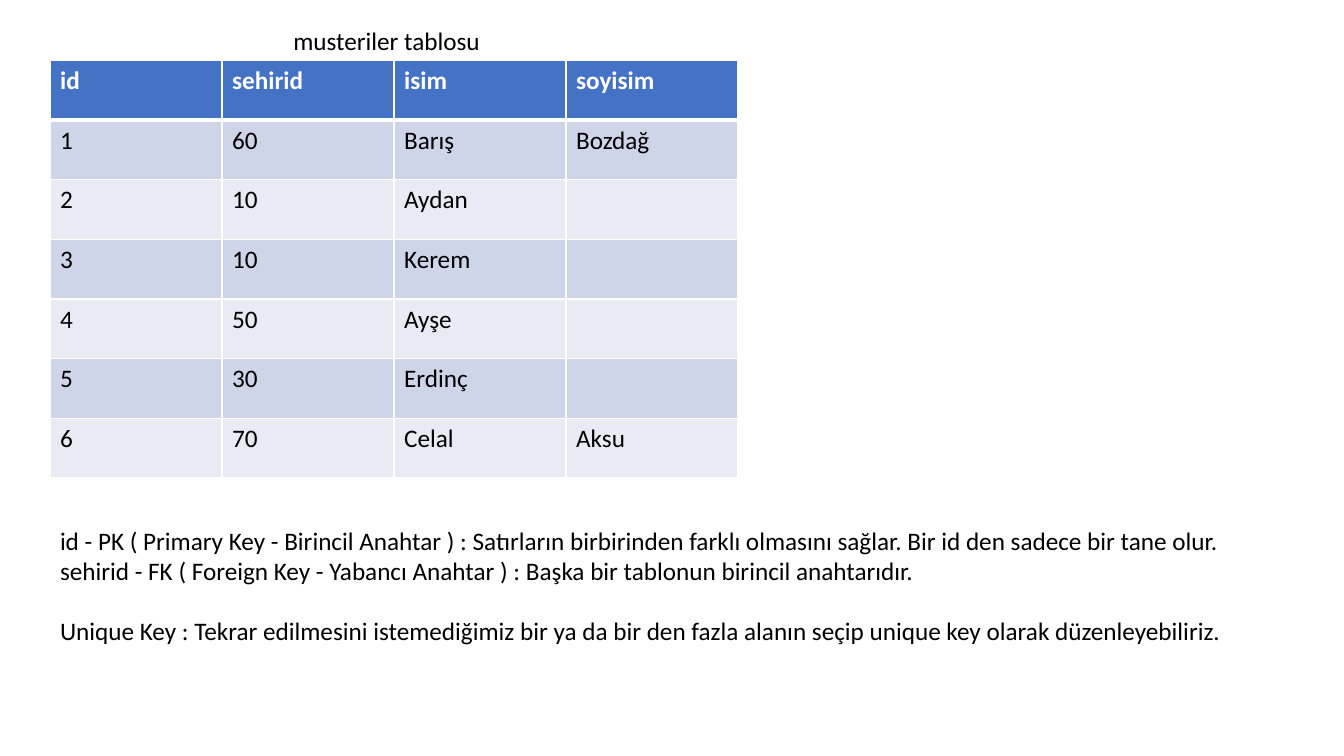
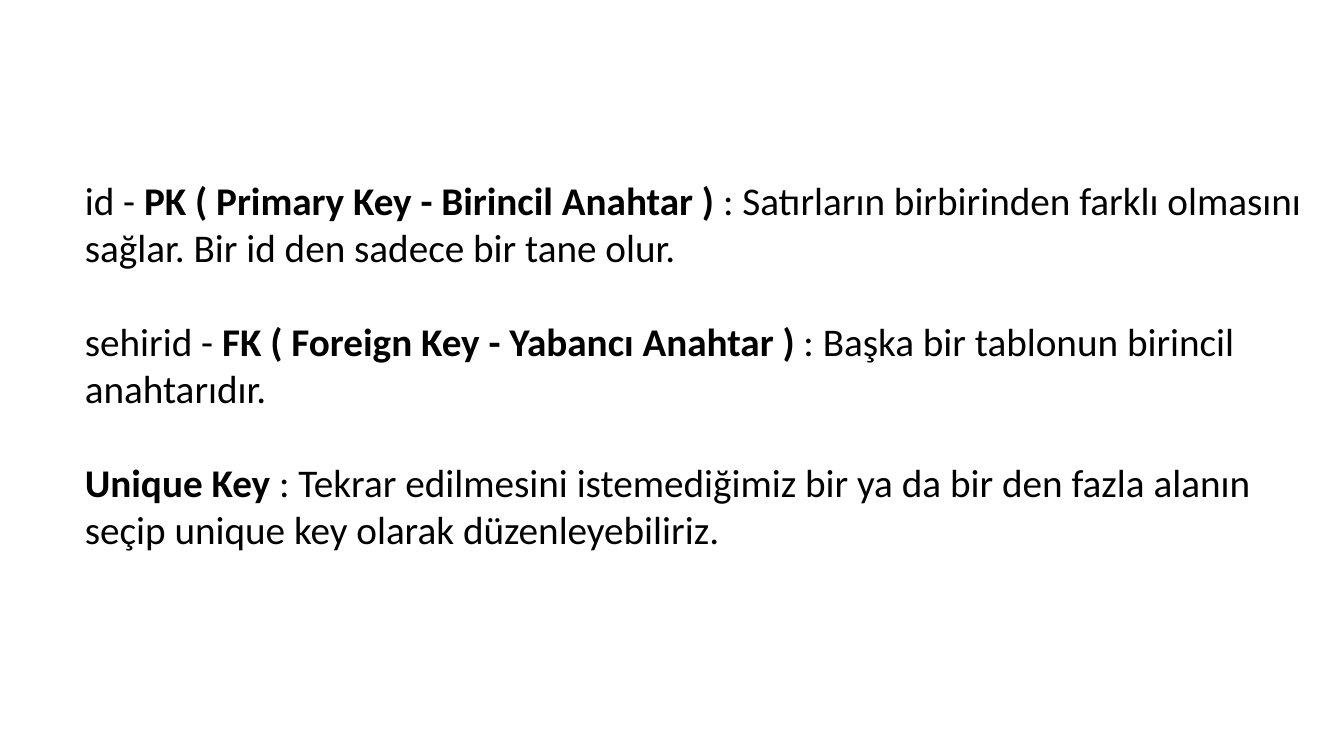
Before and after one commit to celalaksu/Python-Programlama-Kursu, a slide deck: slide 35 of Python txt json Dosyaları ve SQLite Veritabanı.pptx (slide 33 before the commit). Drawn at 1344x756 pixels with LibreOffice and Linux fonts; fonts in the diff are those of the drawing. Boxes give left, top, right and bottom in pixels: in the first picture for what was removed or moved away, otherwise in the second. Text is boxed around its words. In the diff, an @@ line names an element or a change of style, - is before the commit and + after.

```diff
--- a/Python txt json Dosyaları ve SQLite Veritabanı.pptx
+++ b/Python txt json Dosyaları ve SQLite Veritabanı.pptx
@@ text removed at [293,32,480,51] @@
-musteriler tablosu
@@ table removed at [50,60,740,478], 7 rows, 4 columns @@
-id | sehirid | isim | soyisim
-1 | 60 | Barış | Bozdağ
-2 | 10 | Aydan | 
-3 | 10 | Kerem | 
-4 | 50 | Ayşe | 
-5 | 30 | Erdinç | 
-6 | 70 | Celal | Aksu
@@ text "id - PK ( Primary ...": place and size @@
-text "id - PK ( Primary ..." at [60,532,1220,645]
+text "id - PK ( Primary ..." at [85,187,1300,551]
@@ text "id - PK ( Primary ..." at [85,187,1300,551]: size 18 to 28 pt; bold on in "PK ( Primary Key - Birincil Anahtar ...", "FK ( Foreign Key - Yabancı Anahtar ...", "Unique Key" @@
```
Also in this commit, not shown: 17 other slides changed, 7 slides added, 1 slide removed.
